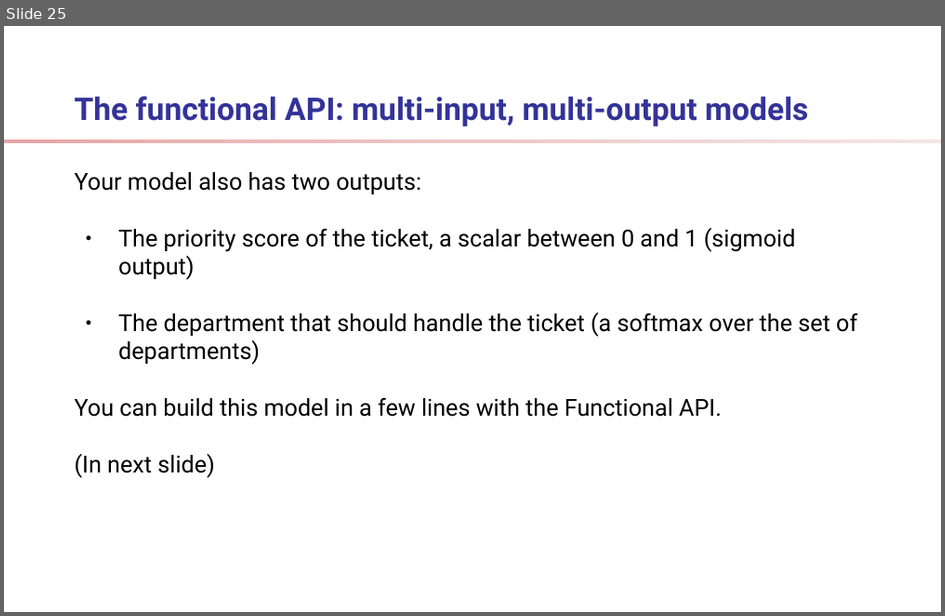
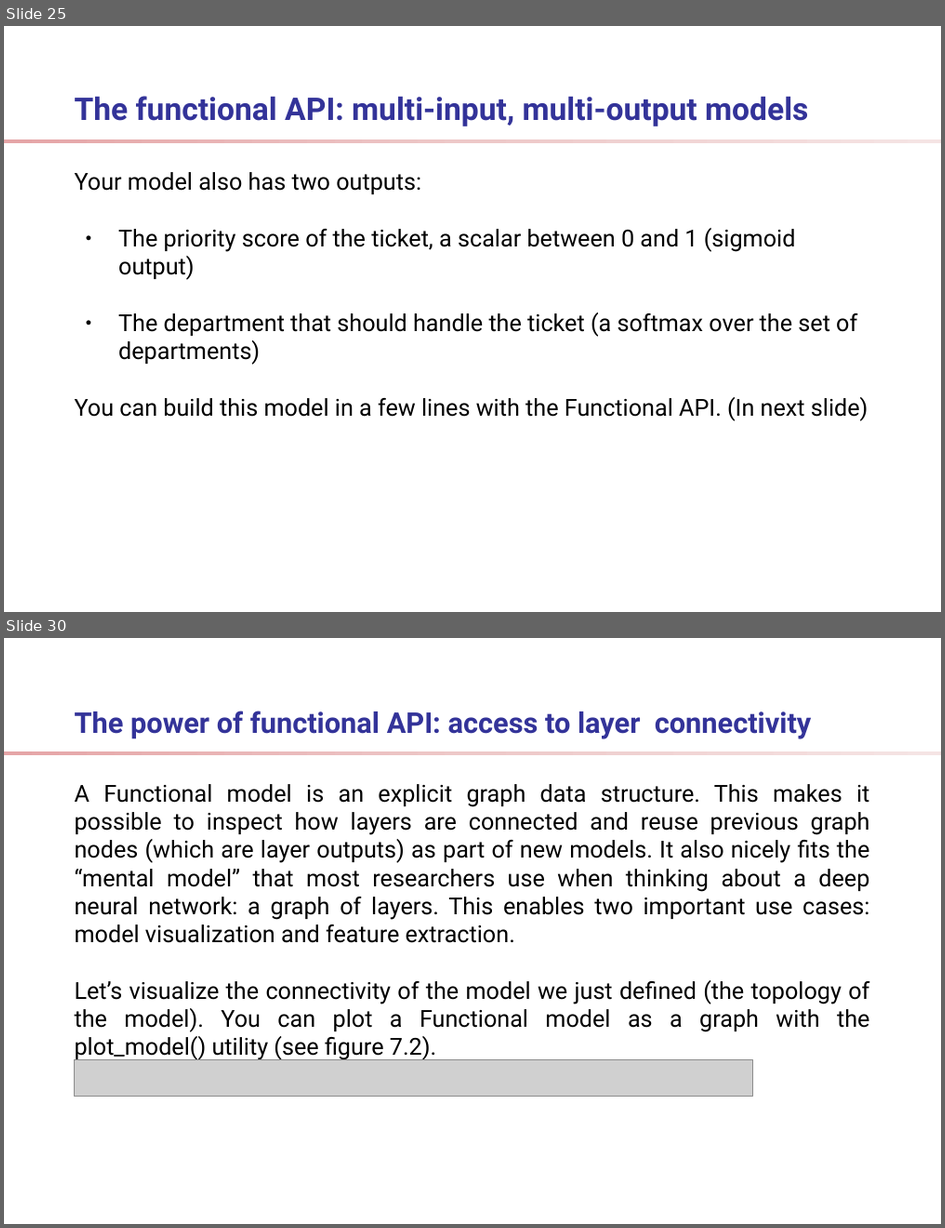
Before and after one commit to ShelpAm/learn-deep-learning, a slide deck: docs/presentation.odp. Shown one above the other, each under a label of ours: slide 25 before the commit, slides 25 and 30 after it; the slides between them are not shown. The pictures are 945x616 and 945x1228 pixels, drawn with LibreOffice and Linux fonts; fonts in the diff are those of the drawing; grey boxes stand for pictures; background and template pictures are left out. Boxes give left, top, right and bottom in pixels: in the first picture for what was removed or moved away, otherwise in the second. Text is boxed around its words. In the diff, an @@ line names an element or a change of style, - is before the commit and + after.

```diff
--- a/docs/presentation.odp
+++ b/docs/presentation.odp
@@ slide 30 added at (x1=4, y1=638, x2=941, y2=1224), background #FFFFFF; not listed: 1 template element that a slide beside it also shows @@
@@ title added at (x1=75, y1=711, x2=812, y2=739), 22 pt, text #333399, bold @@
+The power of functional API: access to layer connectivity
@@ text added at (x1=75, y1=784, x2=871, y2=1060), 18 pt, text #000000 @@
+A Functional model is an explicit graph data structure. This makes it possible to inspect how layers are connected and reuse previous graph nodes (which are layer outputs) as part of new models. It also nicely fits the “mental model” that most researchers use when thinking about a deep neural network: a graph of layers. This enables two important use cases: model visualization and feature extraction.
+Let’s visualize the connectivity of the model we just defined (the topology of the model). You can plot a Functional model as a graph with the plot_model() utility (see figure 7.2).
@@ picture added at (x1=75, y1=1060, x2=753, y2=1096) @@
@@ slide 25 changed as well @@
@@ text at (x1=75, y1=397, x2=869, y2=421): text changed @@
-You can build this model in a few lines with the Functional API.
-(In next slide)
+You can build this model in a few lines with the Functional API. (In next slide)
```
Also in this commit, not shown: 23 other slides changed, 32 other slides added, 2 slides removed, 29 other files.
